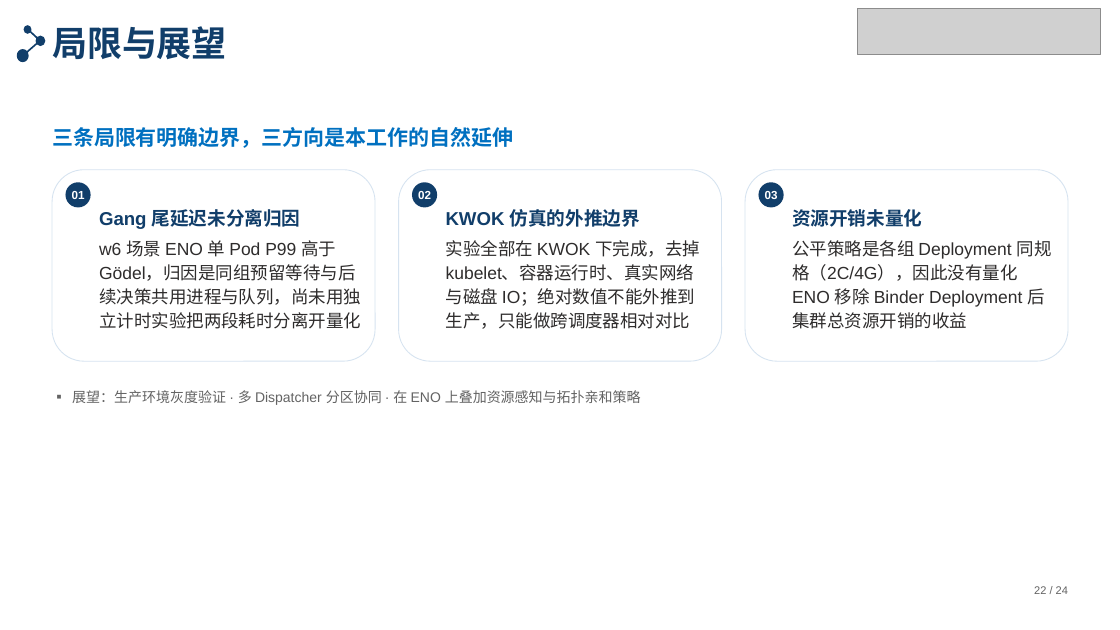
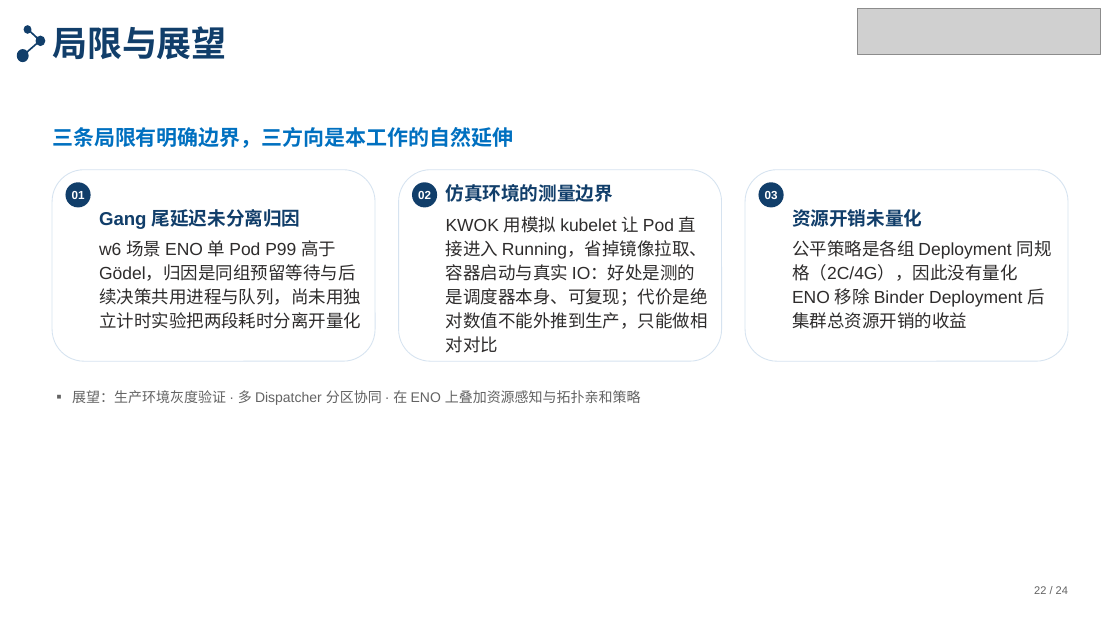
Before and after one commit to tengfei86/godel-scheduler, a slide deck: slide 22 of docs/thesis/defense/答辩PPT-北航模板版.pptx. Drawn at 1120x630 pixels with LibreOffice and Linux fonts; fonts in the diff are those of the drawing; grey boxes stand for pictures. Boxes give left, top, right and bottom in pixels: in the first picture for what was removed or moved away, otherwise in the second. Text is boxed around its words. In the diff, an @@ line names an element or a change of style, - is before the commit and + after.

```diff
--- a/docs/thesis/defense/答辩PPT-北航模板版.pptx
+++ b/docs/thesis/defense/答辩PPT-北航模板版.pptx
@@ text at [446,184,708,353]: text changed @@
-KWOK 仿真的外推边界
-实验全部在 KWOK 下完成，去掉 kubelet、容器运行时、真实网络与磁盘 IO；绝对数值不能外推到生产，只能做跨调度器相对对比
+仿真环境的测量边界
+KWOK 用模拟 kubelet 让 Pod 直接进入 Running，省掉镜像拉取、容器启动与真实 IO：好处是测的是调度器本身、可复现；代价是绝对数值不能外推到生产，只能做相对对比
```
Also in this commit, not shown: 2 other files.
